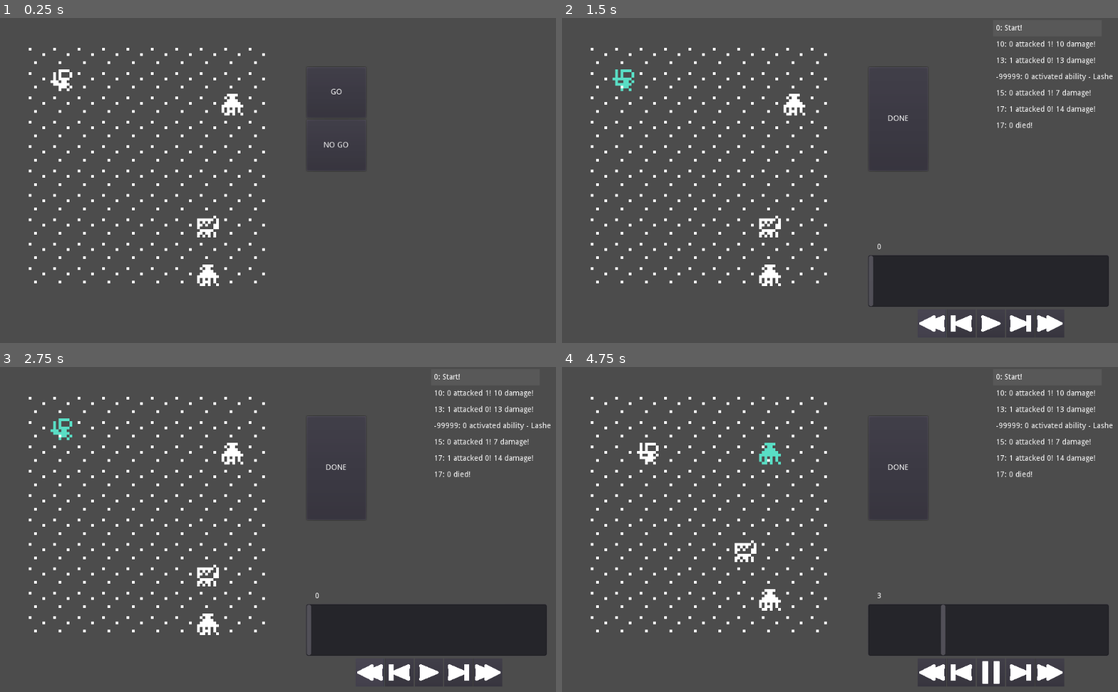
Above: before the commit, frames 1-4 (two rows, left to right).
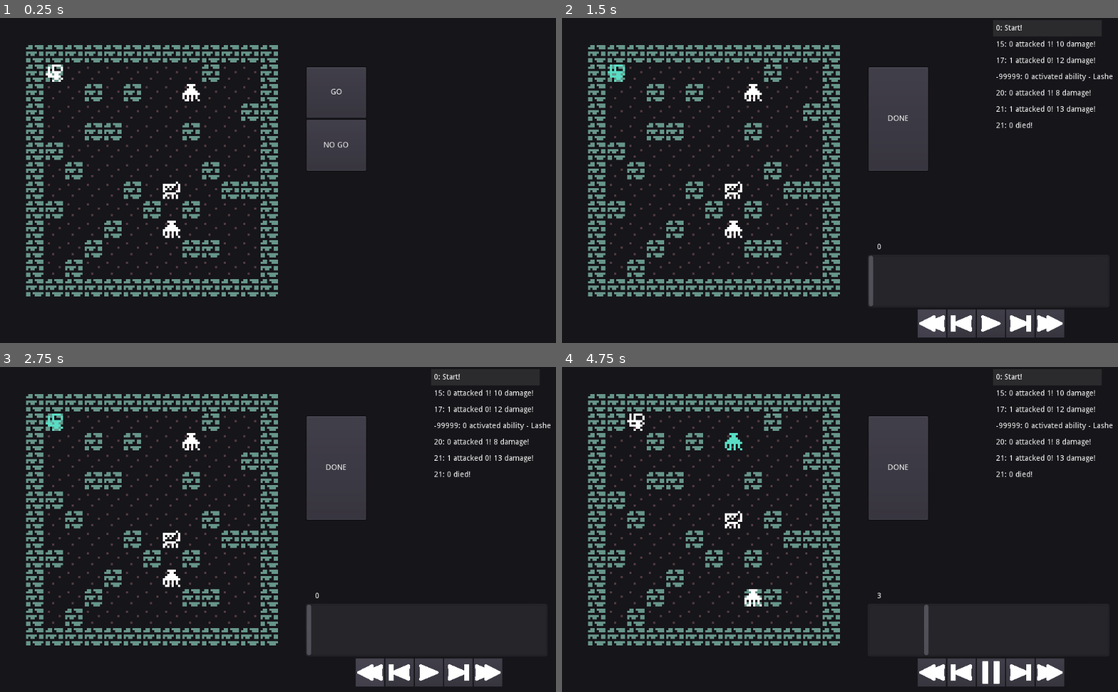
Above: after the commit, the same moments.

Repository: redxaxder/7DRL2024
Game: Godot game, scene res://main.tscn
Same seed, same stepped clock (60 frames per second), same inputs: the game is played once before the commit and once after it.
Inputs (mouse positions are in pixels of both pictures, inside the frame that each line leads up to):
- Up to frame 1 (0.25 s): no input
- Up to frame 2 (1.5 s): click "GO" at 0.5 s; click (934, 323) at 1.25 s
- Up to frame 3 (2.75 s): click (372, 672) at 2 s
- Up to frame 4 (4.75 s): click (990, 672) at 2.75 s; click "0: Start!" at 3.5 s; click (990, 672) at 4.25 s

The runs differ from the first frame. In frame 1, 95% of the frame differs, in the area x 0-100%, y 0-100%; in frame 2, 86%; in frame 3, 86%; in frame 4, 86%.

Commit message:
Simple random map

Diff:
--- a/data/Constants.gd
+++ b/data/Constants.gd
@@ -1,6 +1,6 @@
 class_name Constants
 
-const MAP_BOUNDARIES: Rect2 = Rect2(0,0,10,10)
+const MAP_BOUNDARIES: Rect2 = Rect2(0,0,13,13)
 const TILE_MARGIN: int = 1
 const TILE_SIZE: int = 8
 const TILE_ENVELOPE = TILE_SIZE + TILE_MARGIN
--- a/data/encounter/EncounterDriver.gd
+++ b/data/encounter/EncounterDriver.gd
@@ -89,10 +89,7 @@
 	for d in dirs:
 		var neighbor = actor.location + d
 		if !Constants.MAP_BOUNDARIES.has_point(neighbor):
-#		 || !map.is_passable(neighbor):
 			continue
-#		if(neighbor.y < 0):
-#			pass
 		var target = cur_state.lookup_actor(neighbor)
 		if target and target.faction != actor.faction:
 			targets.push_back(target)
@@ -177,7 +174,7 @@
 				if target != null && here != start:
 					assert(target.faction == friendly_faction)
 					continue
-				if !breadcrumbs.has(neighbor):
+				if !breadcrumbs.has(neighbor) && map.can_move(neighbor):
 					breadcrumbs[neighbor] = here
 					next_frontier.append(neighbor)
 		frontier = next_frontier
--- a/data/encounter/EncounterState.gd
+++ b/data/encounter/EncounterState.gd
@@ -35,6 +35,7 @@
 
 func set_location(actor_id: int, target_loc: Vector2):
 	if map.get(target_loc, null) != null:
+		print("Colliding locations! {0}  {1}".format([actor_id, map.get(target_loc, null)]))
 		push_error("Colliding locations! The explosion envelops all.")
 		assert(false)
 	var a = actors[actor_id]
--- a/data/map/Map.gd
+++ b/data/map/Map.gd
@@ -20,7 +20,12 @@
 	for x in Constants.MAP_BOUNDARIES.size.x:
 		tiles.append([])
 		for y in Constants.MAP_BOUNDARIES.size.y:
-			tiles[x].append(Tile.new(x,y,true))
+			var is_passable = true
+			if(x == 0 || x == Constants.MAP_BOUNDARIES.size.x-1
+			|| y == 0 || y == Constants.MAP_BOUNDARIES.size.y-1
+			|| randf() < .2):
+				is_passable = false
+			tiles[x].append(Tile.new(x,y,is_passable))
 
 func createSprites(display: Control):
 	for x in Constants.MAP_BOUNDARIES.size.x:
@@ -40,8 +45,15 @@
 			sprite.scale = Vector2(scale_factor, scale_factor)
 			# TODO:
 
-func is_passable(loc: Vector2):
-	return tiles[loc.x][loc.y].passable
+func can_move(loc: Vector2) -> bool:
+	return in_bounds(loc)  && is_passable(loc)
+
+func in_bounds(loc: Vector2) -> bool:
+	return Constants.MAP_BOUNDARIES.has_point(loc)
+
+func is_passable(loc: Vector2) -> bool:
+	var t = tiles[loc.x][loc.y]
+	return t.passable
 
 
 # Called every frame. 'delta' is the elapsed time since the previous frame.
--- a/data/map/Tile.gd
+++ b/data/map/Tile.gd
@@ -18,15 +18,17 @@
 func _ready():
 	pass # Replace with function body.
 
-func _init(x, y, passable):
-	x = x;
-	y = y;
-	passable = passable;
+func _init(p_x, p_y, p_passable):
+	x = p_x;
+	y = p_y;
+	passable = p_passable;
 
 	if(passable):
 		sprite = floor_sprite.instance()
+		sprite.modulate = Color("#523c42")
 	else:
 		sprite = wall_sprite.instance()
+		sprite.modulate = Color("#67968a")
 
 # Called every frame. 'delta' is the elapsed time since the previous frame.
 #func _process(delta):
--- a/graphics/wall.tscn
+++ b/graphics/wall.tscn
@@ -1,6 +1,6 @@
 [gd_scene load_steps=2 format=2]
 
-[ext_resource path="res://graphics/wall/floor.png" type="Texture" id=1]
+[ext_resource path="res://graphics/wall/wall.png" type="Texture" id=1]
 
 [node name="Wall" type="Sprite"]
 scale = Vector2( 8, 8 )
--- a/project.godot
+++ b/project.godot
@@ -224,4 +224,5 @@
 2d/snapping/use_gpu_pixel_snap=true
 vram_compression/import_etc=true
 vram_compression/import_etc2=false
+environment/default_clear_color=Color( 0.0862745, 0.0823529, 0.0980392, 1 )
 environment/default_environment="res://default_env.tres"
Binary file changed: graphics/wall/wall.png
